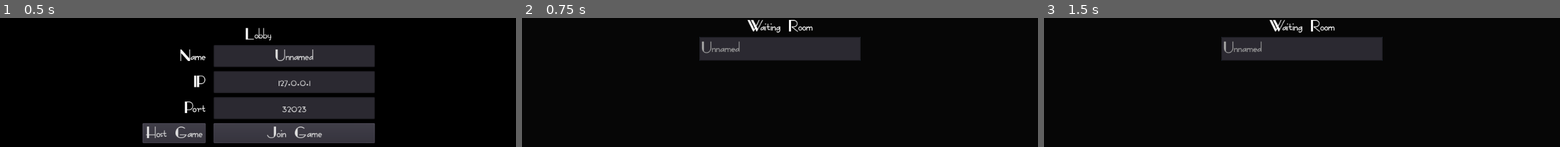
Above: before the commit, frames 1-3 (left to right).
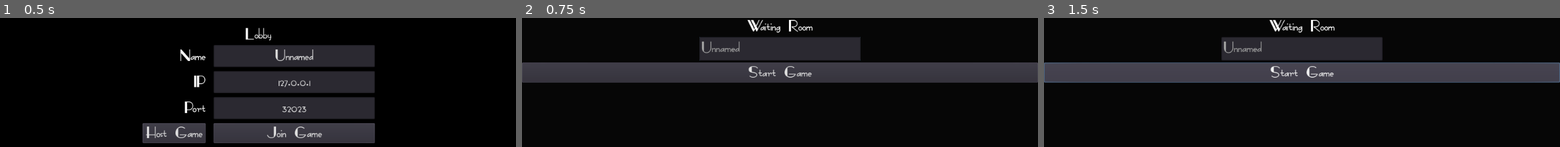
Above: after the commit, the same moments.

Repository: pablokintopp/godot-getaway
Game: Godot game, scene res://Lobby/Lobby.tscn
Two runs of this game, one before a commit and one after it. Both use one fixed random seed, a clock stepped at 60 frames per second and the inputs below.
Inputs (mouse positions are in pixels of both pictures, inside the frame that each line leads up to):
- Up to frame 1 (0.5 s): no input
- Up to frame 2 (0.75 s): click "Host Game" at 0.5 s
- Up to frame 3 (1.5 s): click (1302, 72) at 1.25 s, where only the run after the commit has a clickable "Start Game"

Frame 1 is identical in both runs. In frame 2, 16% of the frame differs, in the area x 0-100%, y 34-51%; in frame 3, 16%, in the area x 0-100%, y 14-51%.

Commit message:
Add multiplayes on the world

Diff:
--- a/Lobby/Lobby.gd
+++ b/Lobby/Lobby.gd
@@ -12,6 +12,7 @@
 func _on_HostButton_pressed():
 	Network.selected_port = int(PortTextbox.text)
 	Network.create_server()
+	get_tree().call_group("HostOnly","show")
 	create_waiting_room()
 
 
@@ -29,3 +30,7 @@
 func create_waiting_room():
 	$WaitingRoom.popup_centered()
 	$WaitingRoom.refresh_players(Network.players)
+
+
+func _on_ReadyButton_pressed():
+	Network.start_game()
--- a/Lobby/Lobby.tscn
+++ b/Lobby/Lobby.tscn
@@ -112,6 +112,20 @@
 [node name="WaitingRoom" parent="." groups=[
 "WaitingRoom",
 ] instance=ExtResource( 3 )]
+
+[node name="Label" parent="WaitingRoom/VBoxContainer" index="0"]
+margin_bottom = 34.0
+
+[node name="CenterContainer" parent="WaitingRoom/VBoxContainer" index="1"]
+margin_top = 38.0
+margin_bottom = 123.0
+
+[node name="ItemList" parent="WaitingRoom/VBoxContainer/CenterContainer" index="0"]
+margin_bottom = 85.0
+items = [ "Player 1", null, false, "Player 2", null, false ]
 [connection signal="text_changed" from="VBoxContainer/CenterContainer/GridContainer/NameTextbox" to="." method="_on_NameTextbox_text_changed"]
 [connection signal="pressed" from="VBoxContainer/CenterContainer/GridContainer/HostButton" to="." method="_on_HostButton_pressed"]
 [connection signal="pressed" from="VBoxContainer/CenterContainer/GridContainer/JoinButton" to="." method="_on_JoinButton_pressed"]
+[connection signal="pressed" from="WaitingRoom/VBoxContainer/ReadyButton" to="." method="_on_ReadyButton_pressed"]
+
+[editable path="WaitingRoom"]
--- a/Lobby/WaitingRoom.tscn
+++ b/Lobby/WaitingRoom.tscn
@@ -3,6 +3,7 @@
 [ext_resource path="res://Lobby/WaitingRoom.gd" type="Script" id=1]
 
 [node name="WaitingRoom" type="Popup"]
+visible = true
 anchor_right = 1.0
 anchor_bottom = 1.0
 script = ExtResource( 1 )
@@ -38,3 +39,12 @@
 rect_min_size = Vector2( 320, 0 )
 items = [ "Player 1", null, false, "Player 2", null, false ]
 auto_height = true
+
+[node name="ReadyButton" type="Button" parent="VBoxContainer" groups=[
+"HostOnly",
+]]
+visible = false
+margin_top = 67.0
+margin_right = 1024.0
+margin_bottom = 87.0
+text = "Start Game"
--- a/Networking/Network.gd
+++ b/Networking/Network.gd
@@ -55,3 +55,9 @@
 
 sync func update_waiting_room():
 	get_tree().call_group("WaitingRoom", "refresh_players", players)
+
+func start_game():
+	rpc("load_world")
+
+sync func load_world():
+	get_tree().change_scene("res://World/World.tscn")
--- /dev/null
+++ b/World/World.gd
@@ -0,0 +1,15 @@
+extends Spatial
+
+func _ready():
+	spawn_local_players()
+	rpc("spawn_remote_player", Network.local_player_id)
+
+func spawn_local_players():
+	var new_player = preload("res://Player/Player.tscn").instance()
+	new_player.name = str(Network.local_player_id)
+	$Players.add_child(new_player)
+
+remote func	spawn_remote_player(id):
+	var new_player = preload("res://Player/Player.tscn").instance()
+	new_player.name = str(id)
+	$Players.add_child(new_player)
--- a/World/World.tscn
+++ b/World/World.tscn
@@ -1,6 +1,6 @@
 [gd_scene load_steps=4 format=2]
 
-[ext_resource path="res://Player/Player.tscn" type="PackedScene" id=1]
+[ext_resource path="res://World/World.gd" type="Script" id=1]
 
 [sub_resource type="SpatialMaterial" id=1]
 albedo_color = Color( 0.513726, 0.454902, 0.454902, 1 )
@@ -9,6 +9,7 @@
 albedo_color = Color( 0.945098, 0.74902, 0.411765, 1 )
 
 [node name="World" type="Spatial"]
+script = ExtResource( 1 )
 
 [node name="Floor" type="CSGBox" parent="."]
 use_collision = true
@@ -39,13 +40,6 @@
 width = 200.0
 height = 15.0
 depth = 1.0
-
-[node name="Block 1" type="CSGBox" parent="Floor"]
-transform = Transform( 1, 0, 0, 0, 1, 0, 0, 0, 1, 0, 2.68359, 0 )
-width = 6.0
-height = 4.0
-depth = 6.0
-material = SubResource( 1 )
 
 [node name="Block 8" type="CSGBox" parent="Floor"]
 transform = Transform( 1, 0, 0, 0, 1, 0, 0, 0, 1, -75.8047, 2.68359, 0 )
@@ -131,5 +125,4 @@
 depth = 1.0
 material = SubResource( 2 )
 
-[node name="Player" parent="." instance=ExtResource( 1 )]
-transform = Transform( 0.2174, 0, 0.976083, 0, 1, 0, -0.976083, 0, 0.2174, -0.0370793, 1.51541, -24.6044 )
+[node name="Players" type="Node" parent="."]
